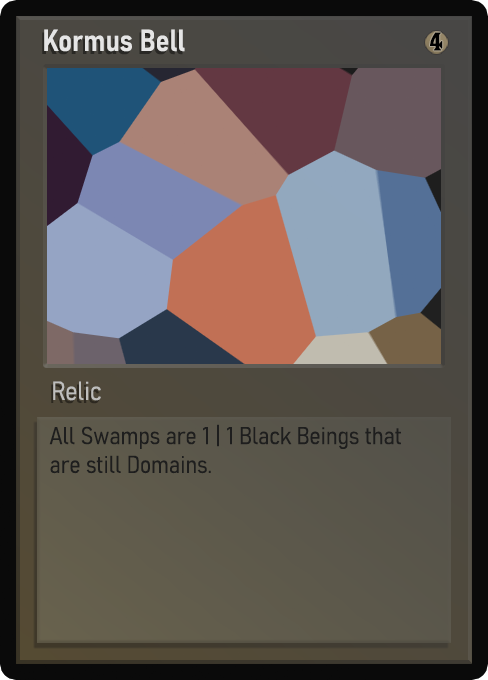
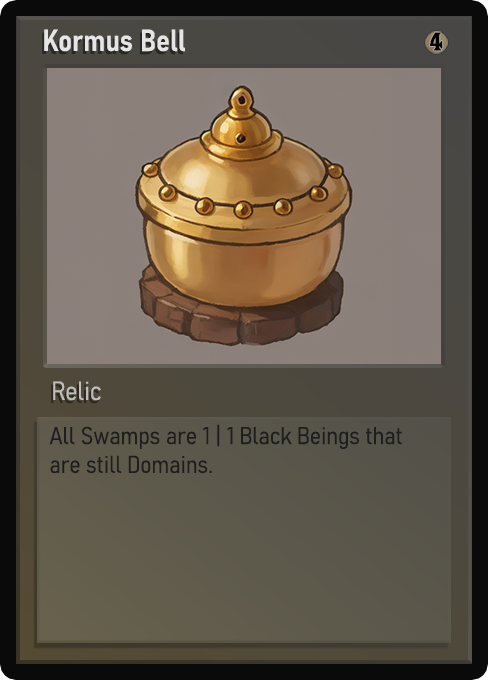
Layered file, before and after one edit (488x680). Changes by layer:
painted on "Name" over [60, 29, 185, 52]
painted on "Class" over [59, 383, 101, 401]
painted on "Desc_norm" over [55, 424, 402, 474]
painted on "Artwork" over [47, 68, 441, 364]
